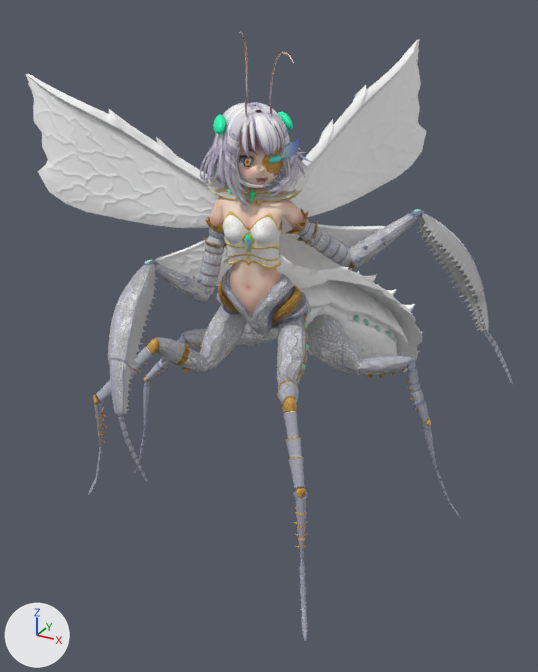
Two versions of the FBX model Assets/model/chr_hermena/chr_hermena.fbx, one commit apart.
Camera for both pictures: a camera (50 mm lens) standing at (1.31, -2.35, 1.95) and looking at (0.0, 0.04, 0.76). Lighting does not change. The marker at lower left points along +X, +Y and +Z. The picture after the commit comes second. Both versions are drawn at frame 31 of the action 'Take 001'; the numbers are the values there.

Names of what the first picture shows: 'model'.
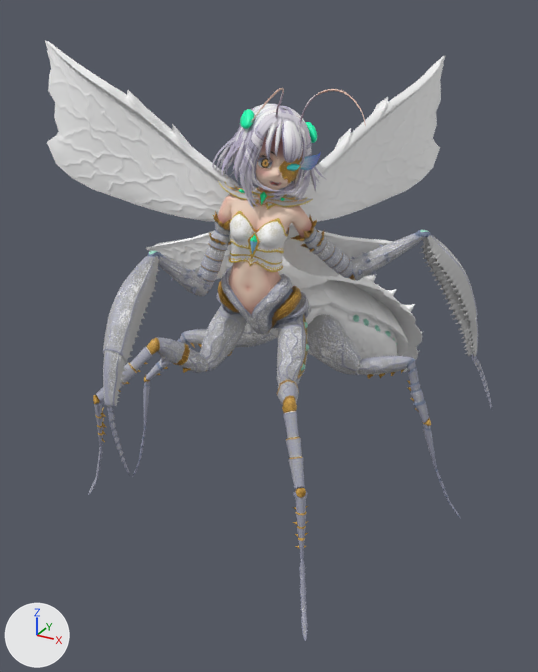
Where the change shows, as pixel boxes (x1, y1, x2, y2) in the pictures (538 x 672 px):
'model', posed (8% narrower): before (25, 32, 513, 641); after (45, 41, 492, 641)
bone 'Spine01', root to tip: before (256, 277) to (256, 251); after (256, 277) to (259, 252)
bone 'Head', root to tip: before (254, 175) to (253, 138); after (267, 177) to (275, 140)
bone 'tactile_sense_00_r', root to tip: before (246, 112) to (249, 109); after (277, 115) to (282, 103)
bone 'tactile_sense_01_r', root to tip: before (246, 90) to (249, 86); after (281, 97) to (290, 85)
bone 'tactile_sense_02_r', root to tip: before (246, 72) to (248, 68); after (282, 90) to (292, 76)
bone 'HairJoint_Front01_l_00', root to tip: before (284, 144) to (295, 139); after (305, 155) to (317, 157)
bone 'tactile_sense_00_l', root to tip: before (270, 111) to (264, 108); after (300, 120) to (289, 109)
bone 'tactile_sense_01_l', root to tip: before (270, 89) to (266, 82); after (309, 101) to (305, 86)
bone 'tactile_sense_02_l', root to tip: before (272, 73) to (268, 62); after (321, 92) to (321, 76)
bone 'tactile_sense_03_l', root to tip: before (276, 59) to (274, 46); after (335, 89) to (338, 76)

The edits, one by one:
Bone 'Spine01' (bone_spine01) turns from (-4, 7, 1) to (-5, 6, -7) degrees about its own x, y and z.
Bone 'Head' (bone_head) turns from (-3, 30, 1) to (-8, 30, -8) degrees about its own x, y and z.
Bone 'tactile_sense_00_r' (bone_tactile_sense_00_r) turns from (-26, 0, 0) to (-23, -12, -27) degrees about its own x, y and z.
Bone 'tactile_sense_01_r' (bone_tactile_sense_01_r) turns from (0, 0, 38) to (-19, 4, 15) degrees about its own x, y and z.
Bone 'tactile_sense_02_r' (bone_tactile_sense_02_r) turns from (0, 0, 32) to (0, 0, 13) degrees about its own x, y and z.
Bone 'HairJoint_Front01_l_00' (bone_hairjoint_front01_l_00) turns from (0, 2, 19) to (0, 2, 6) degrees about its own x, y and z.
Bone 'tactile_sense_00_l' (bone_tactile_sense_00_l) turns from (0, 0, 0) to (25, 6, -13) degrees about its own x, y and z.
Bone 'tactile_sense_01_l' (bone_tactile_sense_01_l) turns from (0, 0, 24) to (0, 0, 14) degrees about its own x, y and z.
Bone 'tactile_sense_02_l' (bone_tactile_sense_02_l) turns from (0, 0, 20) to (0, 0, 15) degrees about its own x, y and z.
Bone 'tactile_sense_03_l' (bone_tactile_sense_03_l) turns from (0, 0, 0) to (0, 9, 2) degrees about its own x, y and z.
